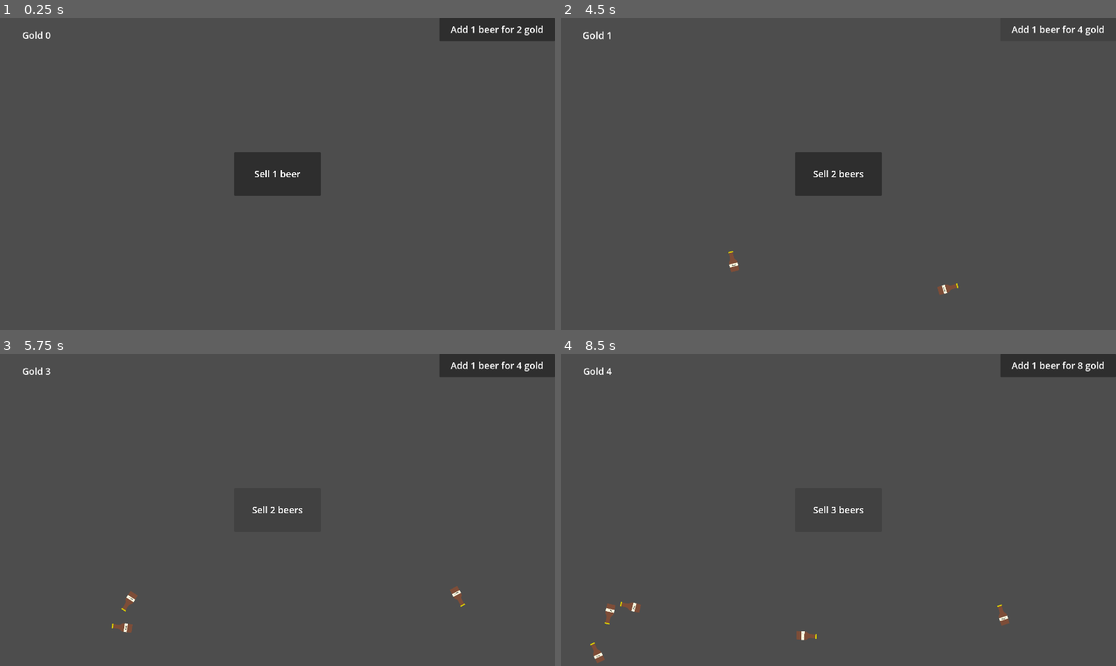
Above: before the commit, frames 1-4 (two rows, left to right).
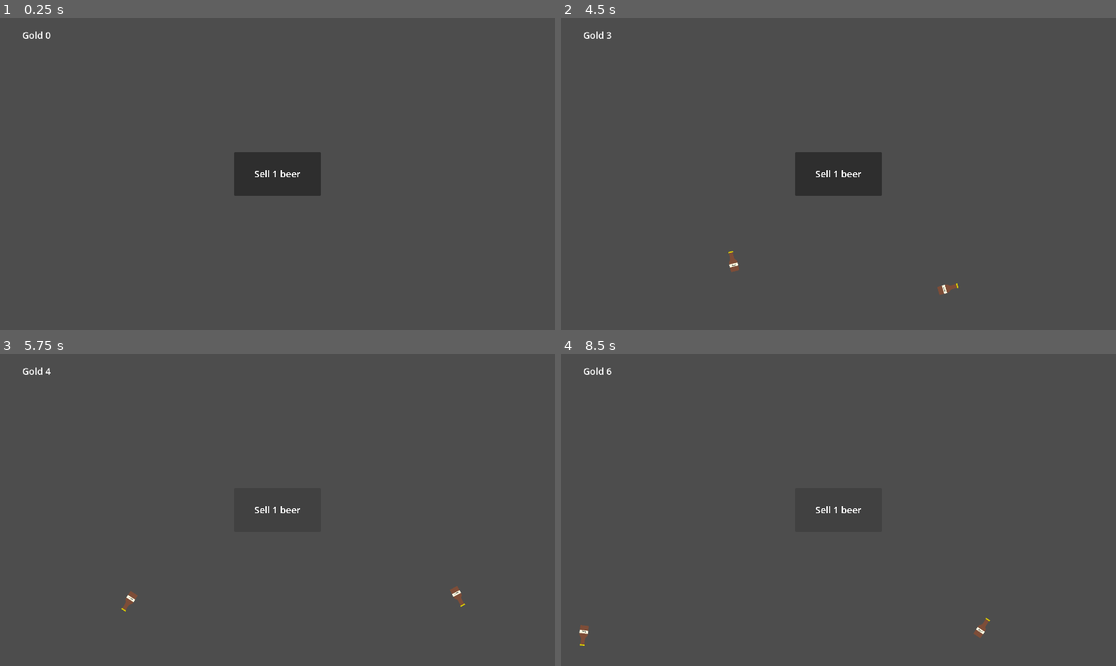
Above: after the commit, the same moments.

Repository: jpryor1701/clicker
Game: Godot game, scene res://Scenes/level/level.tscn
The game is run twice, just before and just after one commit, with the same random seed, the same clock (stepped at 60 frames per second) and the same inputs.
Inputs (mouse positions are in pixels of both pictures, inside the frame that each line leads up to):
- Up to frame 1 (0.25 s): no input
- Up to frame 2 (4.5 s): click "Sell 1 beer" at 0.5 s; click (1060, 30) at 1.25 s, where only the run before the commit has a clickable "Add 1 beer for 2 gold"; click "Sell 1 beer" at 2 s; click (1060, 30) at 2.75 s, where only the run before the commit has a clickable "Add 1 beer for 2 gold"; click "Sell 1 beer" at 3.5 s; click (1060, 30) at 4.25 s, where only the run before the commit has a clickable "Add 1 beer for 2 gold"
- Up to frame 3 (5.75 s): click "Sell 2 beers" (after the commit: "Sell 1 beer") at 5 s
- Up to frame 4 (8.5 s): click (1060, 366) at 5.75 s, where only the run before the commit has a clickable "Add 1 beer for 4 gold"; click "Sell 2 beers" (after the commit: "Sell 1 beer") at 6.5 s; click (1060, 366) at 7.25 s, where only the run before the commit has a clickable "Add 1 beer for 4 gold"; click "Sell 3 beers" (after the commit: "Sell 1 beer") at 8 s

The runs differ from the first frame. In frame 1, 1.5% of the frame differs, in the area x 79-100%, y 0-8%; in frame 2, 0.3%; in frame 3, 1.7%; in frame 4, 2.1%, in the area x 3-100%, y 0-100%.

Commit message:
added an upgrade screen

Diff:
--- a/Scenes/level/level.tscn
+++ b/Scenes/level/level.tscn
@@ -3,7 +3,7 @@
 [ext_resource type="PackedScene" uid="uid://ddmhq8gvbce14" path="res://UI/beer_button/beer_button.tscn" id="1_u52ul"]
 [ext_resource type="Script" uid="uid://b8wgn85jgmrbq" path="res://Managers/level_manager.gd" id="1_vonw3"]
 [ext_resource type="PackedScene" uid="uid://b7qq83pfj0w70" path="res://UI/gold_tracker/gold_tracker.tscn" id="3_oi3di"]
-[ext_resource type="PackedScene" uid="uid://bhrvtqyhqwprq" path="res://UI/upgrade_beer_amount_button/upgrade_beer_amount_button.tscn" id="4_vuhcl"]
+[ext_resource type="PackedScene" uid="uid://c6yh8a8uyuypm" path="res://UI/upgrade_screen/upgrade_screen.tscn" id="4_vuhcl"]
 
 [node name="Level" type="Node2D" unique_id=1688429886]
 script = ExtResource("1_vonw3")
@@ -30,18 +30,8 @@
 grow_horizontal = 1
 grow_vertical = 1
 
-[node name="VBoxContainer" type="VBoxContainer" parent="CanvasLayer" unique_id=898806318]
-anchors_preset = 11
-anchor_left = 1.0
-anchor_right = 1.0
-anchor_bottom = 1.0
-offset_left = -400.0
-grow_horizontal = 0
-grow_vertical = 2
-size_flags_vertical = 3
-
-[node name="UpgradeBeerAmountButton" parent="CanvasLayer/VBoxContainer" unique_id=112363571 instance=ExtResource("4_vuhcl")]
-layout_mode = 2
+[node name="UpgradeScreen" parent="CanvasLayer" unique_id=496505823 instance=ExtResource("4_vuhcl")]
+visible = false
 
 [node name="Spawner" type="Marker2D" parent="." unique_id=598594734]
 position = Vector2(-146, 940)
--- a/UI/upgrade_beer_amount_button/upgrade_beer_amount_button.gd
+++ b/UI/upgrade_beer_amount_button/upgrade_beer_amount_button.gd
@@ -13,10 +13,10 @@
 	if upgrade_cost < GameData.stats["gold"]:
 		GameData.beer_stats["beers"] += 1
 		GameData.stats["gold"] -= upgrade_cost
-		upgrade_cost += pow(upgrade_cost, 1.05)
-		update_label()
+		upgrade_cost += upgrade_cost
 		GlobalSignals.gold_update.emit()
 		GlobalSignals.upgrade_beer_amount.emit()
+		update_label()
 
 
 func update_label() -> void:
--- /dev/null
+++ b/UI/upgrade_screen/upgrade_screen.gd
@@ -0,0 +1,12 @@
+class_name UpgradeScreen
+extends Control
+
+
+func _input(event: InputEvent) -> void:
+	if event is InputEventKey:
+		if event.keycode == KEY_Q and event.is_pressed():
+			visible = !visible
+
+
+func _on_exit_screen_button_pressed() -> void:
+	hide()
--- /dev/null
+++ b/UI/upgrade_screen/upgrade_screen.tscn
@@ -0,0 +1,48 @@
+[gd_scene format=3 uid="uid://c6yh8a8uyuypm"]
+
+[ext_resource type="Script" uid="uid://u4lh303sn6s7" path="res://UI/upgrade_screen/upgrade_screen.gd" id="1_hvgc0"]
+[ext_resource type="PackedScene" uid="uid://bhrvtqyhqwprq" path="res://UI/upgrade_beer_amount_button/upgrade_beer_amount_button.tscn" id="2_0vyij"]
+
+[node name="UpgradeScreen" type="Control" unique_id=496505823]
+layout_mode = 3
+anchors_preset = 15
+anchor_right = 1.0
+anchor_bottom = 1.0
+grow_horizontal = 2
+grow_vertical = 2
+script = ExtResource("1_hvgc0")
+
+[node name="Panel" type="Panel" parent="." unique_id=1752827839]
+layout_mode = 1
+anchors_preset = 15
+anchor_right = 1.0
+anchor_bottom = 1.0
+grow_horizontal = 2
+grow_vertical = 2
+
+[node name="UpgradeBeerAmountButton" parent="." unique_id=112363571 instance=ExtResource("2_0vyij")]
+layout_mode = 1
+anchors_preset = 8
+anchor_left = 0.5
+anchor_top = 0.5
+anchor_right = 0.5
+anchor_bottom = 0.5
+offset_left = -200.0
+offset_top = -326.0
+offset_bottom = -246.0
+grow_horizontal = 2
+grow_vertical = 2
+
+[node name="ExitScreenButton" type="Button" parent="." unique_id=799465868]
+custom_minimum_size = Vector2(128, 128)
+layout_mode = 1
+anchors_preset = 1
+anchor_left = 1.0
+anchor_right = 1.0
+offset_left = -128.0
+offset_bottom = 128.0
+grow_horizontal = 0
+theme_override_font_sizes/font_size = 64
+text = "X"
+
+[connection signal="pressed" from="ExitScreenButton" to="." method="_on_exit_screen_button_pressed"]
Not shown, added: UI/upgrade_screen/upgrade_screen.gd.uid
Not shown, added: .DS_Store
